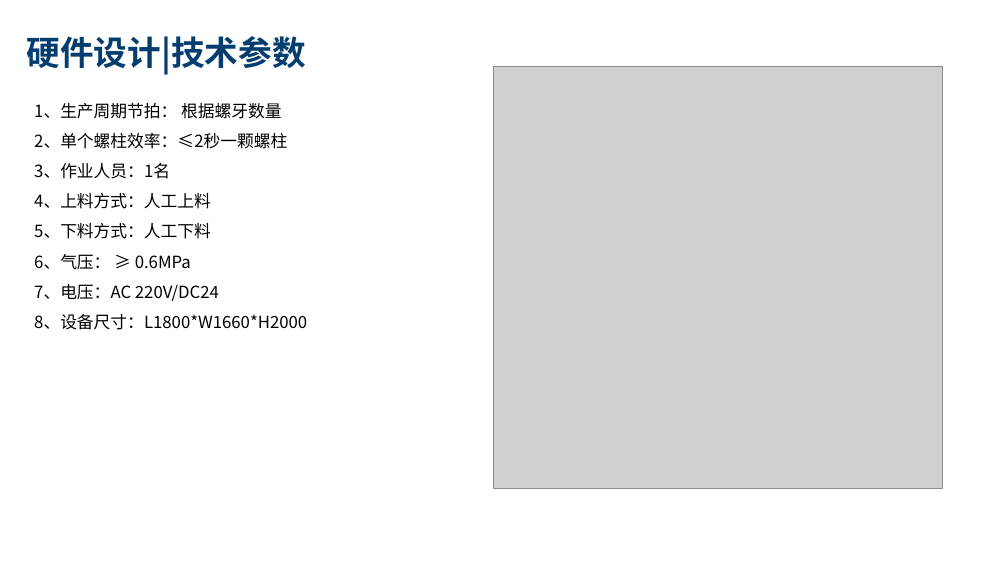
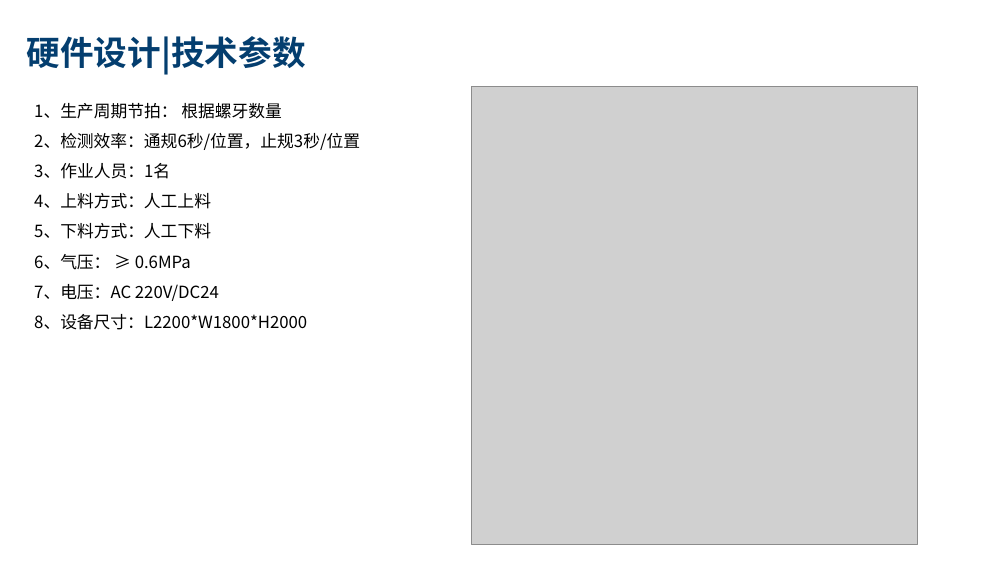
Before and after one commit to wanglvhh/Solution_2021, a slide deck: slide 8 of 2022/01/BOYD 大幅面散热板外观测量检测项目/BOYD-散热板外观检测解决方案 新版V1.0.0.1.pptx. Drawn at 1008x567 pixels with LibreOffice and Linux fonts; fonts in the diff are those of the drawing; grey boxes stand for pictures; background and template pictures are left out. Boxes give left, top, right and bottom in pixels: in the first picture for what was removed or moved away, otherwise in the second. Text is boxed around its words. In the diff, an @@ line names an element or a change of style, - is before the commit and + after.

Commit message:
Update BOYD 大幅面散热板外观测量检测项目

```diff
--- a/2022/01/BOYD 大幅面散热板外观测量检测项目/BOYD-散热板外观检测解决方案 新版V1.0.0.1.pptx
+++ b/2022/01/BOYD 大幅面散热板外观测量检测项目/BOYD-散热板外观检测解决方案 新版V1.0.0.1.pptx
@@ picture: place and size @@
-picture at bbox=[494, 66, 943, 488]
+picture at bbox=[472, 86, 918, 544]
@@ text at bbox=[34, 133, 360, 150]: text changed @@
-2、单个螺柱效率：≤2秒一颗螺柱
+2、检测效率：通规6秒/位置，止规3秒/位置
@@ text at bbox=[34, 314, 307, 330]: text changed @@
-8、设备尺寸：L1800*W1660*H2000
+8、设备尺寸：L2200*W1800*H2000
```
Also in this commit, not shown: 5 other slides changed, 4 slides added, 1 other file.
